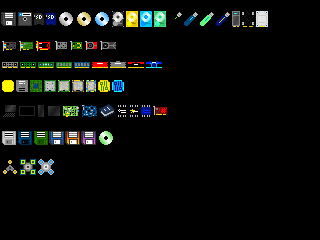
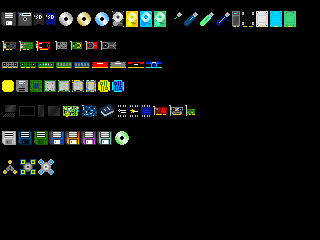
Revision of a layered (320, 240) image; what changed, layer by layer:
painted on "Фон" over (x1=98, y1=11, x2=296, y2=145)
